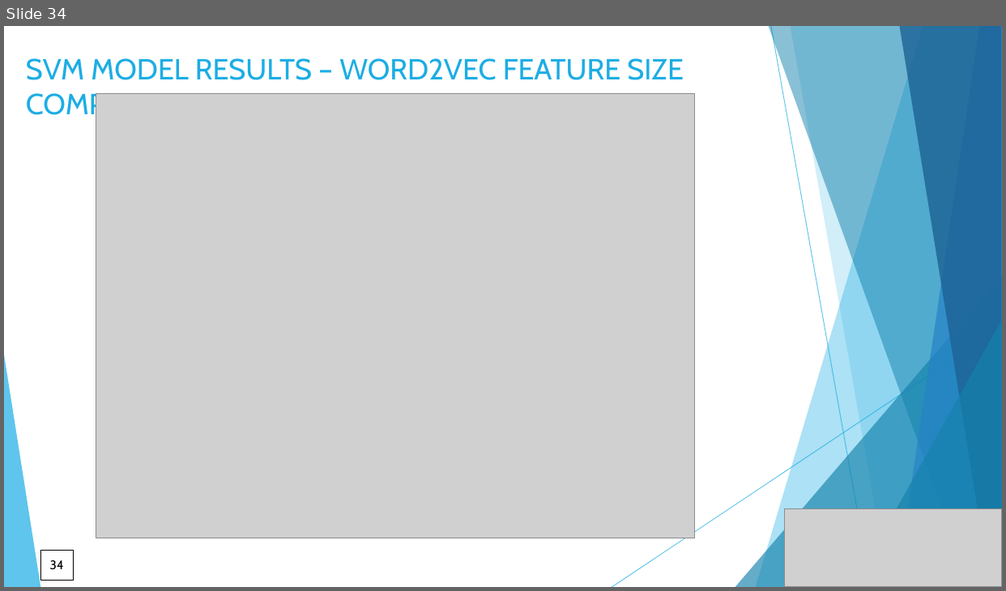
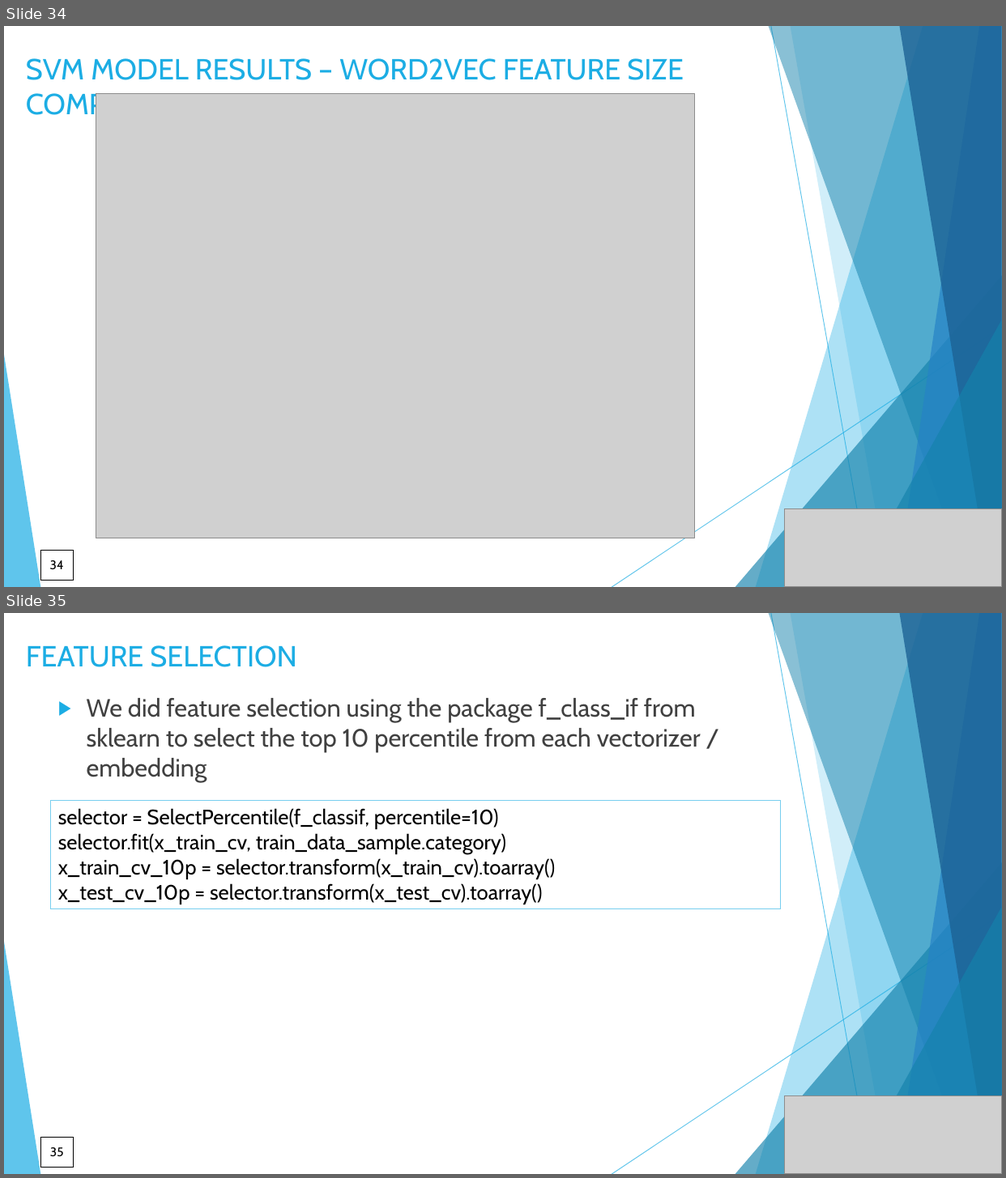
Before and after one commit to DataKnightsAI/Text-Classification-for-News-Summaries, a slide deck: CSML-1010-Group 20-project milestone 1.pptx. Shown one above the other, each under a label of ours: slide 34 before the commit, slides 34 and 35 after it. The pictures are 1006x591 and 1006x1178 pixels, drawn with LibreOffice and Linux fonts; fonts in the diff are those of the drawing; grey boxes stand for pictures. Boxes give left, top, right and bottom in pixels: in the first picture for what was removed or moved away, otherwise in the second. Text is boxed around its words. In the diff, an @@ line names an element or a change of style, - is before the commit and + after.

```diff
--- a/CSML-1010-Group 20-project milestone 1.pptx
+++ b/CSML-1010-Group 20-project milestone 1.pptx
@@ slide 35 added at (4, 613, 1002, 1174), background #FFFFFF; not listed: 10 template elements that a slide beside it also shows @@
@@ title added at (26, 645, 297, 667), 28 pt, text #1CADE4 @@
+FEATURE SELECTION
@@ text added at (87, 698, 701, 782), 24 pt, text #404040 @@
+▶ We did feature selection using the package f_class_if from sklearn to select the top 10 percentile from each vectorizer / embedding
@@ rectangle added at (50, 801, 780, 909), outline #77CEEF 0.75 pt, 20 pt, text #000000 @@
+selector = SelectPercentile(f_classif, percentile=10)
+selector.fit(x_train_cv, train_data_sample.category)
+x_train_cv_10p = selector.transform(x_train_cv).toarray()
+x_test_cv_10p = selector.transform(x_test_cv).toarray()
@@ picture added at (785, 1096, 1002, 1174) @@
@@ page number added at (40, 1138, 73, 1168), outline #000000 0.75 pt, 12 pt, text #000000 @@
+35
```
Also in this commit, not shown: 3 slides changed, 4 other slides added, 2 other files.
